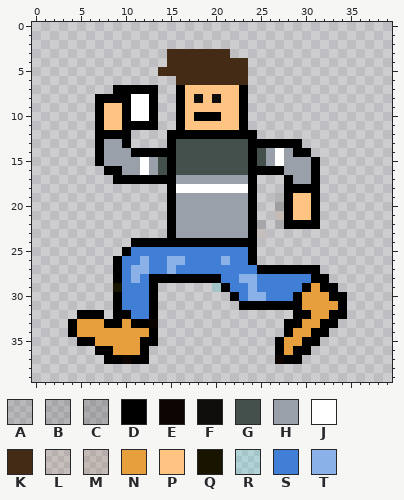
Two versions of one pixel-art sprite, data/Sprites/NPC/Dennis/DennisWalk2.png. The first picture shows the starting point.
The file is 40x40 pixels. Pixels under 10% opacity are left out. Colours within 5 levels of each other are drawn and written as one.
Palette (. is transparent): A #0000001a  B #00000020  C #0000002a  D #000000  E #0b0401  F #100e0d  G #44504c  H #99a0a9  J #ffffff  K #432b16  L #8b45131d  M #8b451323  N #e79e3c  P #ffc482  Q #191400  R #11f4ef26  S #417fd6  T #8ab1e8
Pixels before, first column x 4:
 3 ...........KKKKKKK.............
 4 ...........KKKKKKKKK...........
 5 ..........KKKKKKKKKK...........
 6 ............KKKKKKKK...........
 7 .....DDDDD..DPPPPPPD...........
 8 ...DDDDJJD..DPFPFPPD...........
 9 ...DPPDJJD..DPPPPPPD...........
10 ...DPPDJJD..DPDDDPPD...........
11 ...DPPDDDD..DPPPPPPD...........
12 ...DDDD....DDDDDDDDDD..........
13 ...DHHD....DGGGGGGGGDDDDDD.....
14 ...DHHHDDDDDGGGGGGGGDGHJHDD....
15 ...DHHHHJHGDGGGGGGGGDGHJHHHD...
16 ....DDHHJHGDGGGGGGGGDDDDHHHD...
17 .....DDDDDDDHHHHHHHHD...DHHD...
18 ...........DJJJJJJJJD...DDDD...
19 ...........DHHHHHHHHD..BDPPD...
20 ...........DHHHHHHHHD..CDPPD...
21 ...........DHHHHHHHHD..MDPPD...
22 ...........DHHHHHHHHDB.ADDDD...
23 ...........DHHHHHHHHDL.........
24 .......DDDDDDDDDDDDDD..........
25 ......DSSSSSSSSSSSSSD..........
26 .....DSSTSSTTSSSSTSSD..........
27 .....DSTTSSTSSSSSSSSSDDDDDDD...
28 .....DSTSDDDDDDDDSSTTSSSSSSDD..
29 .....QSSSD......RDSSTSSSSSDNDD.
30 .....DSSSD........DSTTSSSDNNNDD
31 .....DSSSD.........DDDDDDDNNNND
32 .DDD.DDSSD...............DDNNDD
33 DNNNDDNDDE..............DDNNDD.
34 DNNNNNNNND..............DNNDD..
35 .DDNNNNNDD.............DNNDD...
36 ...DDNNND..............DNDD....
37 ....DDEDD..............EDD.....
The result:
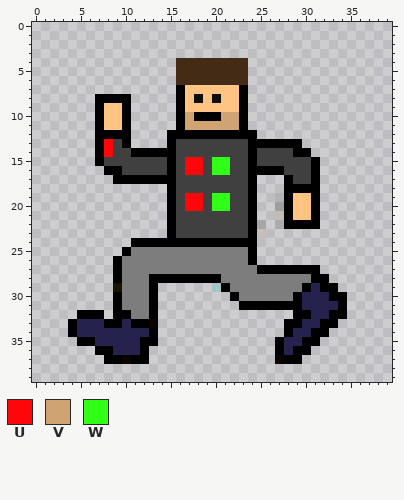
Colours new in this view: U #ff070a  V #cfa372  W #31ff18
Edits made:
Colour H changes from #99a0a9 to #404040.
Colour N changes from #e79e3c to #25234d.
Colour S changes from #417fd6 to #7d7d7d.
The author changed colour G to colour H in row 13 at x 16 to 23; in row 14 at x 16 to 23 and 25; in row 15 at x 14, 16, 19, 22 to 23 and 25; in row 16 at x 14, 16, 19 and 22 to 23.
The author changed colour J to colour H in row 14 at x 27; in row 15 at x 12 and 27; in row 16 at x 12; in row 18 at x 16 to 23.
The author changed colour T to colour S in row 26 at x 12, 15 to 16 and 21; in row 27 at x 11 to 12 and 15; in row 28 at x 11 and 23 to 24; in row 29 at x 24; in row 30 at x 24 to 25.
The author changed colour G to colour U in rows 15 to 16 at x 17 to 18.
The author changed colour H to colour U in rows 13 to 14 at x 8; in rows 19 to 20 at x 17 to 18.
The author changed colour P to colour V in row 10 at x 17 and 21 to 22; in row 11 at x 17 to 22.
The author changed colour G to colour W in rows 15 to 16 at x 20 to 21.
The author changed colour H to colour W in rows 19 to 20 at x 20 to 21.
The edit erases colour D in row 7 at x 9 to 13; in rows 8 to 10 at x 13; in row 11 at x 11 to 13.
The edit erases colour J in rows 8 to 10 at x 11 to 12.
The edit erases colour K in row 3 at x 15 to 21; in row 4 at x 15; in row 5 at x 14 to 15.
